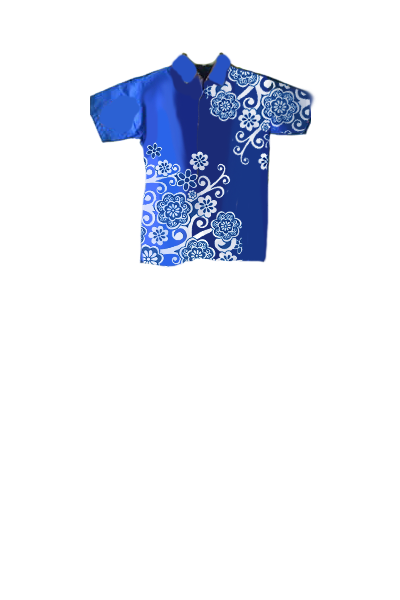
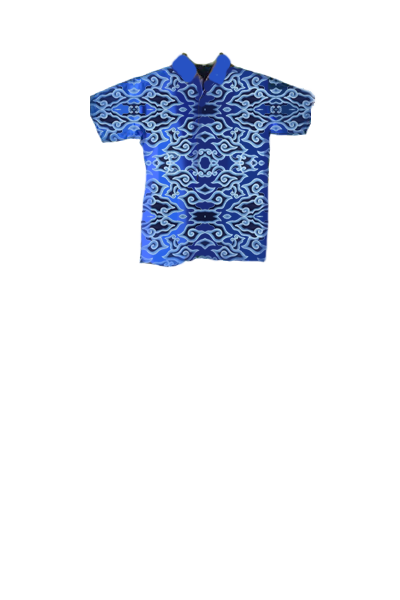
Revision of a layered 400×600 image; what changed, layer by layer:
removed layer "Layer 1 copy 2" over (198, 62, 312, 171)
added layer "desain_3" above "desain_2" over (90, 58, 316, 268)
renamed "Layer 1" to "desain_1", hid it, painted on it over (139, 62, 312, 268)
